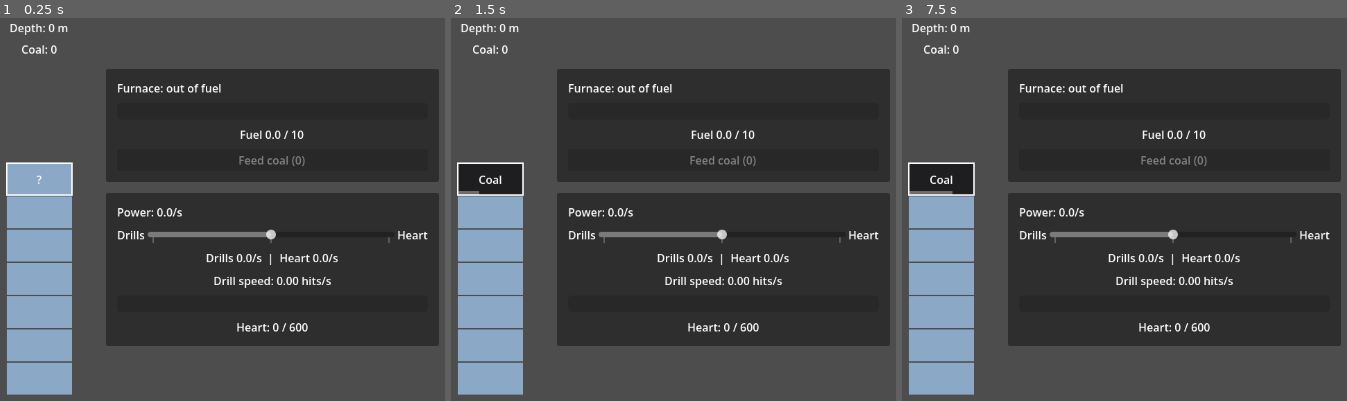
Above: before the commit, frames 1-3 (left to right).
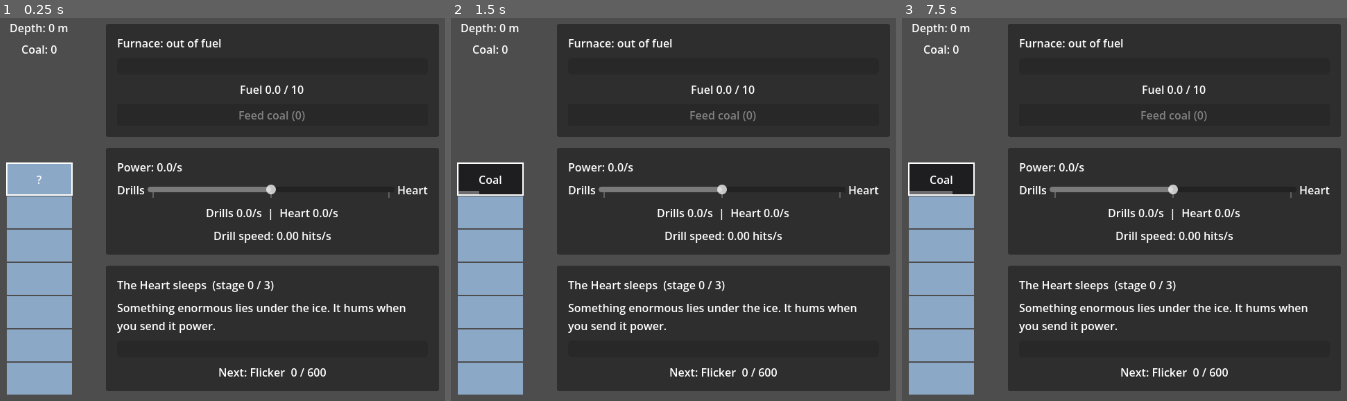
Above: after the commit, the same moments.

Repository: SneakKestrel16/Mininginc
Game: Godot game, scene res://src/main.tscn
Same seed, same stepped clock (60 frames per second), same inputs: the game is played once before the commit and once after it.
Inputs (mouse positions are in pixels of both pictures, inside the frame that each line leads up to):
- Up to frame 1 (0.25 s): no input
- Up to frame 2 (1.5 s): tap Enter at 0.5 s; move the mouse to (851, 186) at 0.52 s; click (851, 186) at 0.67 s; tap Space at 1.25 s; move the mouse to (513, 228) at 1.27 s; click (513, 228) at 1.42 s
- Up to frame 3 (7.5 s): tap Enter at 2, 3.5 s; move the mouse to (1204, 109) at 2.02 s; click (1204, 109) at 2.17 s; tap Space at 2.75, 4.25 s; move the mouse to (1084, 297) at 2.77 s; click (1084, 297) at 2.92 s; move the mouse to (outside the picture) at 3.52 s; click (outside the picture) at 3.67 s; move the mouse to (outside the picture) at 4.27 s; click (outside the picture) at 4.42 s; move the mouse to (1164, 205) at 5.02 s; click (1164, 205) at 5.17 s; move the mouse to (1004, 94) at 5.77 s; click (1004, 94) at 5.92 s; move the mouse to (1302, 186) at 6.52 s; click (1302, 186) at 6.67 s; move the mouse to (964, 228) at 7.27 s; click (964, 228) at 7.42 s

The runs differ from the first frame. In frame 1, 27% of the frame differs, in the area x 23-99%, y 1-98%; in frame 2, 27%; in frame 3, 27%.

Commit message:
feat: story 005 Heart stages 1-3 (heartwake/story-005)
Heart (pure logic) stores the Heart share and reaches Flicker, Pulse and Breath
from data/heart_stages.json; excess carries over and one big add can cross
several stages in order. Economy derives every bonus from the stage index each
tick (drones feed the furnace, +25% output, thaw floor), so a save needs only the
index and progress. The surface layer is frozen from depth 50 (data/ores.json)
until Breath thaws it to 100. PowerSplit no longer stores Heart progress; the
meter moved to a Heart panel showing stage, story line and next threshold.
Closes story 004 (7/7, Completion Notes added).
Self-check tests/integration/heartwake/heart_stages_check.gd passes; evidence in
production/qa/evidence/story-005-heart-stages/.

Diff:
--- a/data/economy.json
+++ b/data/economy.json
@@ -1,7 +1,6 @@
 {
 	"tick_seconds": 0.1,
 	"heart_share_default": 0.5,
-	"heart_first_threshold": 600.0,
 	"furnace_fuel_capacity": 10,
 	"furnace_burn_seconds_per_coal": 5.0,
 	"furnace_power_per_second": 10.0,
--- /dev/null
+++ b/data/heart_stages.json
@@ -0,0 +1,25 @@
+{
+	"stages": [
+		{
+			"name": "Flicker",
+			"threshold": 600.0,
+			"effect": "drones",
+			"value": 0,
+			"line": "Lights flicker on far below. Small drones climb the shaft to tend your furnace."
+		},
+		{
+			"name": "Pulse",
+			"threshold": 1500.0,
+			"effect": "output_bonus",
+			"value": 0.25,
+			"line": "A heartbeat rolls up through the ice. Every generator runs hotter."
+		},
+		{
+			"name": "Breath",
+			"threshold": 3000.0,
+			"effect": "thaw_to_depth",
+			"value": 100,
+			"line": "Vents open in the deep. Warm air thaws the frozen rock below you."
+		}
+	]
+}
--- a/data/ores.json
+++ b/data/ores.json
@@ -1,6 +1,7 @@
 {
 	"hardness_base": 3.0,
 	"hardness_per_block": 0.25,
+	"frozen_from_depth": 50,
 	"ores": [
 		{ "id": "coal", "min_depth": 0, "max_depth": 49, "chance": 0.35 }
 	]
--- a/src/economy/economy.gd
+++ b/src/economy/economy.gd
@@ -4,8 +4,11 @@
 
 ## Emitted after every tick, once the split is updated.
 signal ticked
+## Emitted when the Heart reaches a stage; [param index] points into [member Heart.stages].
+signal stage_reached(index: int)
 
 const CONFIG_PATH := "res://data/economy.json"
+const STAGES_PATH := "res://data/heart_stages.json"
 
 ## The mine the drills dig and the furnace's coal comes from.
 @export var mine: Mine
@@ -15,6 +18,9 @@
 
 ## The hand-fed furnace, the only generator until story 006.
 var furnace: Furnace
+
+## The Heart, which stores the Heart share and grants each stage's bonus.
+var heart: Heart
 
 ## Power produced per second by all generators over the last tick.
 var power_per_second: float = 0.0
@@ -30,12 +36,16 @@
 
 
 func _ready() -> void:
-	var config := _load_config()
-	if config.is_empty():
+	var config := _load_json(CONFIG_PATH, ["tick_seconds", "heart_share_default",
+			"furnace_fuel_capacity", "furnace_burn_seconds_per_coal", "furnace_power_per_second",
+			"drill_hits_per_power_second"])
+	var stage_config := _load_json(STAGES_PATH, ["stages"])
+	if config.is_empty() or stage_config.is_empty() or not _valid_stages(stage_config["stages"]):
 		set_process(false)
 		return
 	_tick_seconds = config["tick_seconds"]
-	split = PowerSplit.new(config["heart_first_threshold"], config["heart_share_default"])
+	split = PowerSplit.new(config["heart_share_default"])
+	heart = Heart.new(stage_config["stages"])
 	furnace = Furnace.new(
 		config["furnace_fuel_capacity"],
 		config["furnace_burn_seconds_per_coal"],
@@ -48,11 +58,22 @@
 	_elapsed += delta
 	while _elapsed >= _tick_seconds:
 		_elapsed -= _tick_seconds
-		power_per_second = furnace.tick(_tick_seconds)
-		split.tick(power_per_second, _tick_seconds)
-		drill_hits_per_second = split.drill_power * drill_hits_per_power
-		mine.dig(drill_hits_per_second * _tick_seconds)
-		ticked.emit()
+		_tick()
+
+
+# Bonuses are read from the Heart's stage every tick, never stored in the systems they
+# change, so the stage index alone restores them (story 007).
+func _tick() -> void:
+	if heart.has_effect("drones"):
+		feed_furnace()
+	power_per_second = furnace.tick(_tick_seconds) * (1.0 + heart.effect_total("output_bonus"))
+	split.tick(power_per_second)
+	drill_hits_per_second = split.drill_power * drill_hits_per_power
+	mine.dig(drill_hits_per_second * _tick_seconds)
+	for index in heart.add(split.heart_power * _tick_seconds):
+		stage_reached.emit(index)
+	mine.thaw_to(int(heart.effect_total("thaw_to_depth")))
+	ticked.emit()
 
 
 ## Moves as much of the mine's coal into the furnace as fits. Returns how many went in.
@@ -60,24 +81,34 @@
 	return mine.take("coal", furnace.feed(mine.ores.get("coal", 0)))
 
 
-## Returns the config, or an empty Dictionary after reporting why it is unusable.
-## Not assert(): release exports strip asserts, and friends run release builds.
-func _load_config() -> Dictionary:
-	var config = JSON.parse_string(FileAccess.get_file_as_string(CONFIG_PATH))
+## Returns the JSON object at [param path], or an empty Dictionary after reporting why it
+## is unusable. Not assert(): release exports strip asserts, and friends run release builds.
+func _load_json(path: String, keys: Array) -> Dictionary:
+	var config = JSON.parse_string(FileAccess.get_file_as_string(path))
 	if not config is Dictionary:
-		_fail("Cannot read %s (open error %d)" % [CONFIG_PATH, FileAccess.get_open_error()])
+		_fail("Cannot read %s (open error %d)" % [path, FileAccess.get_open_error()])
 		return {}
-	for key in ["tick_seconds", "heart_share_default", "heart_first_threshold",
-			"furnace_fuel_capacity", "furnace_burn_seconds_per_coal", "furnace_power_per_second",
-			"drill_hits_per_power_second"]:
+	for key in keys:
 		if not config.has(key):
-			_fail("%s is missing \"%s\"" % [CONFIG_PATH, key])
+			_fail("%s is missing \"%s\"" % [path, key])
 			return {}
 	for key in ["tick_seconds", "furnace_burn_seconds_per_coal"]:
-		if config[key] <= 0.0:
-			_fail("%s: %s must be above 0" % [CONFIG_PATH, key])
+		if config.has(key) and config[key] <= 0.0:
+			_fail("%s: %s must be above 0" % [path, key])
 			return {}
 	return config
+
+
+func _valid_stages(stages: Array) -> bool:
+	for stage in stages:
+		for key in ["name", "threshold", "effect", "value", "line"]:
+			if not stage.has(key):
+				_fail("%s: a stage is missing \"%s\"" % [STAGES_PATH, key])
+				return false
+		if stage["threshold"] <= 0.0:
+			_fail("%s: stage %s threshold must be above 0" % [STAGES_PATH, stage["name"]])
+			return false
+	return true
 
 
 func _fail(message: String) -> void:
--- a/src/economy/power_split.gd
+++ b/src/economy/power_split.gd
@@ -8,32 +8,18 @@
 	set(value):
 		heart_share = clampf(value, 0.0, 1.0)
 
-## Power stored in the Heart toward [member heart_threshold].
-var heart_progress: float = 0.0
-
-## Power the Heart needs to reach its next stage. Story 005 advances stages.
-var heart_threshold: float
-
-## Drill share of the last tick, in power per second. Story 004 spends it.
+## Drill share of the last tick, in power per second.
 var drill_power: float = 0.0
 
-## Heart share of the last tick, in power per second.
+## Heart share of the last tick, in power per second. [Heart] stores it.
 var heart_power: float = 0.0
 
 
-func _init(threshold: float, share: float = 0.5) -> void:
-	heart_threshold = threshold
+func _init(share: float = 0.5) -> void:
 	heart_share = share
 
 
-## Splits [param power_per_second] for [param seconds] of play.
-## The two shares always add up to [param power_per_second].
-func tick(power_per_second: float, seconds: float) -> void:
+## Splits [param power_per_second]. The two shares always add up to it.
+func tick(power_per_second: float) -> void:
 	heart_power = power_per_second * heart_share
 	drill_power = power_per_second - heart_power
-	heart_progress = minf(heart_progress + heart_power * seconds, heart_threshold)
-
-
-## True once the Heart holds enough power for its next stage.
-func is_heart_full() -> bool:
-	return heart_progress >= heart_threshold
--- /dev/null
+++ b/src/heart/heart.gd
@@ -0,0 +1,61 @@
+## The Heart: stores power and wakes one stage at a time (brief: MVP feature 5).
+## Pure logic with no scene dependency. Its state is the stage index and the progress
+## toward the next stage; every bonus follows from the stage index, so a save needs no more.
+class_name Heart
+extends RefCounted
+
+## Stages reached so far: 0 before the first, stages.size() once the last is reached.
+var stage: int = 0
+## Power stored toward the next stage. Excess past a threshold carries over.
+var progress: float = 0.0
+
+## Stage entries from data/heart_stages.json: name, threshold, effect, value, line.
+var stages: Array
+
+
+func _init(stage_list: Array) -> void:
+	stages = stage_list
+
+
+## Stores [param amount] of power. Returns the indexes of the stages it reached, in order.
+func add(amount: float) -> Array[int]:
+	var reached: Array[int] = []
+	if is_awake():
+		return reached
+	progress += amount
+	while not is_awake() and progress >= threshold():
+		progress -= threshold()
+		reached.append(stage)
+		stage += 1
+	if is_awake():
+		progress = 0.0
+	return reached
+
+
+## True once every stage is reached; the meter has nothing further to fill.
+func is_awake() -> bool:
+	return stage >= stages.size()
+
+
+## Power the next stage needs, or 0 once awake.
+func threshold() -> float:
+	return 0.0 if is_awake() else stages[stage]["threshold"]
+
+
+## The latest stage reached, or an empty Dictionary before the first.
+func current() -> Dictionary:
+	return stages[stage - 1] if stage > 0 else {}
+
+
+## True when a reached stage has [param effect].
+func has_effect(effect: String) -> bool:
+	return stages.slice(0, stage).any(func(s: Dictionary) -> bool: return s["effect"] == effect)
+
+
+## Sum of the values of every reached stage with [param effect]; 0 when none.
+func effect_total(effect: String) -> float:
+	var total := 0.0
+	for s in stages.slice(0, stage):
+		if s["effect"] == effect:
+			total += s["value"]
+	return total
--- a/src/main.tscn
+++ b/src/main.tscn
@@ -1,10 +1,11 @@
-[gd_scene load_steps=6 format=3]
+[gd_scene load_steps=7 format=3]
 
 [ext_resource type="Script" path="res://src/economy/economy.gd" id="1_economy"]
 [ext_resource type="PackedScene" path="res://src/ui/power_panel.tscn" id="2_panel"]
 [ext_resource type="Script" path="res://src/mining/mine.gd" id="3_mine"]
 [ext_resource type="PackedScene" path="res://src/mining/dig_shaft_view.tscn" id="4_shaft"]
 [ext_resource type="PackedScene" path="res://src/ui/furnace_panel.tscn" id="5_furnace"]
+[ext_resource type="PackedScene" path="res://src/ui/heart_panel.tscn" id="6_heart"]
 
 [node name="Main" type="Control"]
 layout_mode = 3
@@ -49,3 +50,7 @@
 [node name="PowerPanel" parent="Center/Columns/Panels" node_paths=PackedStringArray("economy") instance=ExtResource("2_panel")]
 layout_mode = 2
 economy = NodePath("../../../../Economy")
+
+[node name="HeartPanel" parent="Center/Columns/Panels" node_paths=PackedStringArray("economy") instance=ExtResource("6_heart")]
+layout_mode = 2
+economy = NodePath("../../../../Economy")
--- a/src/mining/dig_shaft.gd
+++ b/src/mining/dig_shaft.gd
@@ -15,6 +15,9 @@
 var damage: float = 0.0
 ## True once the current block has been hit, so its contents show.
 var revealed: bool = false
+## First depth still frozen solid: nothing at or below it can be dug. The Heart's Breath
+## stage moves it down.
+var frozen_from: int
 
 var _hardness_base: float
 var _hardness_per_block: float
@@ -23,8 +26,10 @@
 
 ## [param ores] is the "ores" list from data/ores.json: entries with id, min_depth,
 ## max_depth and chance, checked in order.
-func _init(seed_value: int, hardness_base: float, hardness_per_block: float, ores: Array) -> void:
+func _init(seed_value: int, hardness_base: float, hardness_per_block: float, ores: Array,
+		frozen_depth: int = 1 << 62) -> void:
 	shaft_seed = seed_value
+	frozen_from = frozen_depth
 	_hardness_base = hardness_base
 	_hardness_per_block = hardness_per_block
 	_ores = ores
@@ -56,13 +61,22 @@
 ## one below. Returns the contents of every block broken, top first. Drills dig this way.
 func dig(hits: float) -> Array[String]:
 	var broken: Array[String] = []
-	if hits <= 0.0:
+	if hits <= 0.0 or is_frozen():
 		return broken
 	revealed = true
 	damage += hits
-	while damage >= hardness(depth):
+	while not is_frozen() and damage >= hardness(depth):
 		damage -= hardness(depth)
 		broken.append(block_at(depth))
 		depth += 1
 		revealed = damage > 0.0
+	if is_frozen():
+		# Hits spent on frozen rock are lost, not banked for when it thaws.
+		damage = 0.0
+		revealed = false
 	return broken
+
+
+## True when the current block is frozen and cannot be dug yet.
+func is_frozen() -> bool:
+	return depth >= frozen_from
--- a/src/mining/dig_shaft_view.gd
+++ b/src/mining/dig_shaft_view.gd
@@ -6,6 +6,8 @@
 const BLOCKS_BELOW := 6
 const DUG_COLOR := Color(0.08, 0.09, 0.11)
 const UNKNOWN_COLOR := Color(0.55, 0.66, 0.78)
+const FROZEN_COLOR := Color(0.82, 0.9, 0.97)
+const FROZEN_TEXT_COLOR := Color(0.2, 0.3, 0.42)
 const ORE_COLORS := { DigShaft.ROCK: Color(0.42, 0.44, 0.48), "coal": Color(0.12, 0.12, 0.13) }
 const CRACK_COLOR := Color(1, 1, 1, 0.35)
 
@@ -50,9 +52,12 @@
 		if at_depth < shaft.depth:
 			_shaft.draw_rect(rect, DUG_COLOR)
 		elif at_depth > shaft.depth or not shaft.revealed:
-			_shaft.draw_rect(rect, UNKNOWN_COLOR)
+			_shaft.draw_rect(rect, FROZEN_COLOR if at_depth >= shaft.frozen_from else UNKNOWN_COLOR)
 			if at_depth == shaft.depth:
-				_shaft.draw_string(font, rect.position + Vector2(0, 30), "?", HORIZONTAL_ALIGNMENT_CENTER, rect.size.x)
+				var mark := "Frozen" if shaft.is_frozen() else "?"
+				var ink := FROZEN_TEXT_COLOR if shaft.is_frozen() else Color.WHITE
+				_shaft.draw_string(font, rect.position + Vector2(0, 30), mark, HORIZONTAL_ALIGNMENT_CENTER,
+						rect.size.x, _shaft.get_theme_default_font_size(), ink)
 		else:
 			var contents := shaft.block_at(at_depth)
 			_shaft.draw_rect(rect, ORE_COLORS.get(contents, ORE_COLORS[DigShaft.ROCK]))
--- a/src/mining/mine.gd
+++ b/src/mining/mine.gd
@@ -13,6 +13,8 @@
 ## Ore id to amount found so far. Rock is not counted.
 var ores: Dictionary = {}
 
+var _base_frozen_from: int
+
 
 func _ready() -> void:
 	var config := _load_config()
@@ -21,7 +23,9 @@
 	for ore in config["ores"]:
 		ores[ore["id"]] = 0
 	# A new game rolls its shaft; story 007 restores a saved seed instead.
-	shaft = DigShaft.new(randi(), config["hardness_base"], config["hardness_per_block"], config["ores"])
+	shaft = DigShaft.new(randi(), config["hardness_base"], config["hardness_per_block"], config["ores"],
+			config["frozen_from_depth"])
+	_base_frozen_from = config["frozen_from_depth"]
 
 
 ## Lands [param hits] on the shaft and collects any ore it breaks out. Clicks land 1 hit;
@@ -33,6 +37,14 @@
 		if contents in ores:
 			ores[contents] += 1
 	changed.emit()
+
+
+## Thaws the shaft down to [param depth]; never refreezes above the surface layer's floor.
+func thaw_to(depth: int) -> void:
+	var floor_depth := maxi(_base_frozen_from, depth)
+	if floor_depth != shaft.frozen_from:
+		shaft.frozen_from = floor_depth
+		changed.emit()
 
 
 ## Removes up to [param amount] of ore [param id]. Returns how much was taken.
@@ -51,7 +63,7 @@
 	if not config is Dictionary:
 		_fail("Cannot read %s (open error %d)" % [CONFIG_PATH, FileAccess.get_open_error()])
 		return {}
-	for key in ["hardness_base", "hardness_per_block", "ores"]:
+	for key in ["hardness_base", "hardness_per_block", "frozen_from_depth", "ores"]:
 		if not config.has(key):
 			_fail("%s is missing \"%s\"" % [CONFIG_PATH, key])
 			return {}
--- /dev/null
+++ b/src/ui/heart_panel.gd
@@ -0,0 +1,34 @@
+## Shows the Heart's stage, its latest story beat, and the meter toward the next stage.
+extends PanelContainer
+
+## The economy whose Heart this panel shows.
+@export var economy: Economy
+
+@onready var _stage_label: Label = %StageLabel
+@onready var _line_label: Label = %LineLabel
+@onready var _heart_bar: ProgressBar = %HeartBar
+@onready var _heart_label: Label = %HeartLabel
+
+
+func _ready() -> void:
+	economy.ticked.connect(_refresh)
+	_refresh()
+
+
+func _refresh() -> void:
+	var heart := economy.heart
+	var count := heart.stages.size()
+	if heart.stage == 0:
+		_stage_label.text = "The Heart sleeps  (stage 0 / %d)" % count
+		_line_label.text = "Something enormous lies under the ice. It hums when you send it power."
+	else:
+		_stage_label.text = "Heart: %s  (stage %d / %d)" % [heart.current()["name"], heart.stage, count]
+		_line_label.text = heart.current()["line"]
+	if heart.is_awake():
+		_heart_bar.max_value = 1.0
+		_heart_bar.value = 1.0
+		_heart_label.text = "Every stage reached. Nothing more wakes in this build."
+	else:
+		_heart_bar.max_value = heart.threshold()
+		_heart_bar.value = heart.progress
+		_heart_label.text = "Next: %s  %.0f / %.0f" % [heart.stages[heart.stage]["name"], heart.progress, heart.threshold()]
--- /dev/null
+++ b/src/ui/heart_panel.tscn
@@ -0,0 +1,39 @@
+[gd_scene load_steps=2 format=3]
+
+[ext_resource type="Script" path="res://src/ui/heart_panel.gd" id="1_panel"]
+
+[node name="HeartPanel" type="PanelContainer"]
+custom_minimum_size = Vector2(480, 0)
+script = ExtResource("1_panel")
+
+[node name="Margin" type="MarginContainer" parent="."]
+layout_mode = 2
+theme_override_constants/margin_left = 16
+theme_override_constants/margin_top = 16
+theme_override_constants/margin_right = 16
+theme_override_constants/margin_bottom = 16
+
+[node name="Rows" type="VBoxContainer" parent="Margin"]
+layout_mode = 2
+theme_override_constants/separation = 10
+
+[node name="StageLabel" type="Label" parent="Margin/Rows"]
+unique_name_in_owner = true
+layout_mode = 2
+
+[node name="LineLabel" type="Label" parent="Margin/Rows"]
+unique_name_in_owner = true
+custom_minimum_size = Vector2(448, 0)
+layout_mode = 2
+autowrap_mode = 3
+
+[node name="HeartBar" type="ProgressBar" parent="Margin/Rows"]
+unique_name_in_owner = true
+custom_minimum_size = Vector2(0, 24)
+layout_mode = 2
+show_percentage = false
+
+[node name="HeartLabel" type="Label" parent="Margin/Rows"]
+unique_name_in_owner = true
+layout_mode = 2
+horizontal_alignment = 1
--- a/src/ui/power_panel.gd
+++ b/src/ui/power_panel.gd
@@ -1,4 +1,4 @@
-## Shows the power split slider and the Heart meter for an [Economy].
+## Shows the power split slider for an [Economy].
 extends PanelContainer
 
 ## The economy this panel shows and steers.
@@ -8,14 +8,11 @@
 @onready var _split_slider: HSlider = %SplitSlider
 @onready var _share_label: Label = %ShareLabel
 @onready var _drill_label: Label = %DrillLabel
-@onready var _heart_bar: ProgressBar = %HeartBar
-@onready var _heart_label: Label = %HeartLabel
 
 
 func _ready() -> void:
 	_split_slider.value = economy.split.heart_share * 100.0
 	_split_slider.value_changed.connect(_on_split_changed)
-	_heart_bar.max_value = economy.split.heart_threshold
 	economy.ticked.connect(_refresh)
 	_refresh()
 
@@ -33,5 +30,3 @@
 		economy.power_per_second * split.heart_share,
 	]
 	_drill_label.text = "Drill speed: %.2f hits/s" % economy.drill_hits_per_second
-	_heart_bar.value = split.heart_progress
-	_heart_label.text = "Heart: %.0f / %.0f" % [split.heart_progress, split.heart_threshold]
--- a/src/ui/power_panel.tscn
+++ b/src/ui/power_panel.tscn
@@ -52,14 +52,3 @@
 unique_name_in_owner = true
 layout_mode = 2
 horizontal_alignment = 1
-
-[node name="HeartBar" type="ProgressBar" parent="Margin/Rows"]
-unique_name_in_owner = true
-custom_minimum_size = Vector2(0, 24)
-layout_mode = 2
-show_percentage = false
-
-[node name="HeartLabel" type="Label" parent="Margin/Rows"]
-unique_name_in_owner = true
-layout_mode = 2
-horizontal_alignment = 1
--- /dev/null
+++ b/tests/integration/heartwake/heart_stages_check.gd
@@ -0,0 +1,45 @@
+## Self-check for Heart stages and the frozen floor until /test-setup installs gdUnit4.
+## Run: <godot> --headless --path . -s res://tests/integration/heartwake/heart_stages_check.gd
+## Exits 0 when every check passes, 1 on the first failure.
+extends SceneTree
+
+const STAGES := [
+	{ "name": "Flicker", "threshold": 10.0, "effect": "drones", "value": 0, "line": "a" },
+	{ "name": "Pulse", "threshold": 20.0, "effect": "output_bonus", "value": 0.25, "line": "b" },
+	{ "name": "Breath", "threshold": 30.0, "effect": "thaw_to_depth", "value": 100, "line": "c" },
+]
+
+
+func _init() -> void:
+	var failures := 0
+	var heart := Heart.new(STAGES)
+
+	failures += _check(heart.add(9.0).is_empty() and heart.stage == 0, "below the threshold: no stage")
+	failures += _check(heart.add(2.0) == [0] and heart.stage == 1, "crossing the threshold reaches Flicker once")
+	failures += _check(is_equal_approx(heart.progress, 1.0), "excess carries toward the next stage")
+	failures += _check(heart.has_effect("drones") and heart.effect_total("output_bonus") == 0.0, "Flicker grants drones only")
+	failures += _check(heart.add(0.0).is_empty() and heart.stage == 1, "a stage is never reached twice")
+
+	failures += _check(heart.add(100.0) == [1, 2] and heart.is_awake(), "one big add can reach several stages, in order")
+	failures += _check(heart.effect_total("output_bonus") == 0.25 and heart.effect_total("thaw_to_depth") == 100.0, "Pulse and Breath bonuses apply")
+	failures += _check(heart.add(50.0).is_empty() and heart.progress == 0.0 and heart.threshold() == 0.0, "awake: the meter has nothing further to fill")
+
+	var restored := Heart.new(STAGES)
+	restored.stage = 2
+	failures += _check(restored.has_effect("drones") and restored.effect_total("output_bonus") == 0.25, "bonuses follow from the stage index alone")
+
+	var shaft := DigShaft.new(1, 1.0, 0.0, [], 2)
+	shaft.dig(10.0)
+	failures += _check(shaft.depth == 2 and shaft.is_frozen() and shaft.damage == 0.0, "digging stops at the frozen floor")
+	failures += _check(shaft.dig(5.0).is_empty() and shaft.depth == 2, "frozen rock cannot be dug")
+	shaft.frozen_from = 100
+	failures += _check(shaft.dig(1.0).size() == 1 and shaft.depth == 3, "thawed rock digs again")
+
+	print("heart_stages_check: %s" % ("PASS" if failures == 0 else "%d FAILED" % failures))
+	quit(1 if failures else 0)
+
+
+func _check(ok: bool, what: String) -> int:
+	if not ok:
+		printerr("FAIL: " + what)
+	return 0 if ok else 1
--- a/tests/unit/heartwake/power_split_check.gd
+++ b/tests/unit/heartwake/power_split_check.gd
@@ -6,27 +6,22 @@
 
 func _init() -> void:
 	var failures := 0
-	var split := PowerSplit.new(100.0, 0.25)
+	var split := PowerSplit.new(0.25)
 
-	split.tick(10.0, 1.0)
+	split.tick(10.0)
 	failures += _check(is_equal_approx(split.heart_power, 2.5), "25% Heart sends 2.5 of 10")
 	failures += _check(is_equal_approx(split.drill_power + split.heart_power, 10.0), "shares add up to the total")
-	failures += _check(is_equal_approx(split.heart_progress, 2.5), "Heart progress grows by its share")
 
 	split.heart_share = 0.0
-	split.tick(10.0, 1.0)
-	failures += _check(is_equal_approx(split.heart_progress, 2.5), "0% Heart: meter does not move")
-	failures += _check(is_equal_approx(split.drill_power, 10.0), "0% Heart: drills get everything")
+	split.tick(10.0)
+	failures += _check(split.heart_power == 0.0 and is_equal_approx(split.drill_power, 10.0), "0% Heart: drills get everything")
 
 	split.heart_share = 1.0
-	split.tick(10.0, 1.0)
-	failures += _check(is_equal_approx(split.drill_power, 0.0), "100% Heart: drill share is 0")
+	split.tick(10.0)
+	failures += _check(split.drill_power == 0.0 and is_equal_approx(split.heart_power, 10.0), "100% Heart: drill share is 0")
 
 	split.heart_share = 7.0
 	failures += _check(split.heart_share == 1.0, "share clamps to 0..1")
-
-	split.tick(1000.0, 1.0)
-	failures += _check(split.heart_progress == 100.0 and split.is_heart_full(), "progress stops at the threshold")
 
 	print("power_split_check: %s" % ("PASS" if failures == 0 else "%d FAILED" % failures))
 	quit(1 if failures else 0)
Binary file added: production/qa/evidence/story-005-heart-stages/awake.png
Binary file added: production/qa/evidence/story-005-heart-stages/flicker.png
Binary file added: production/qa/evidence/story-005-heart-stages/stage0-frozen.png
Not shown, added: production/qa/evidence/story-005-heart-stages/stamp.txt
Not shown, added: src/heart/heart.gd.uid
Not shown, added: src/ui/heart_panel.gd.uid
Not shown, added: tests/integration/heartwake/heart_stages_check.gd.uid
Not shown, changed: production/epics/heartwake/story-004-drills.md
Not shown, changed: production/epics/heartwake/story-005-heart-stages.md
